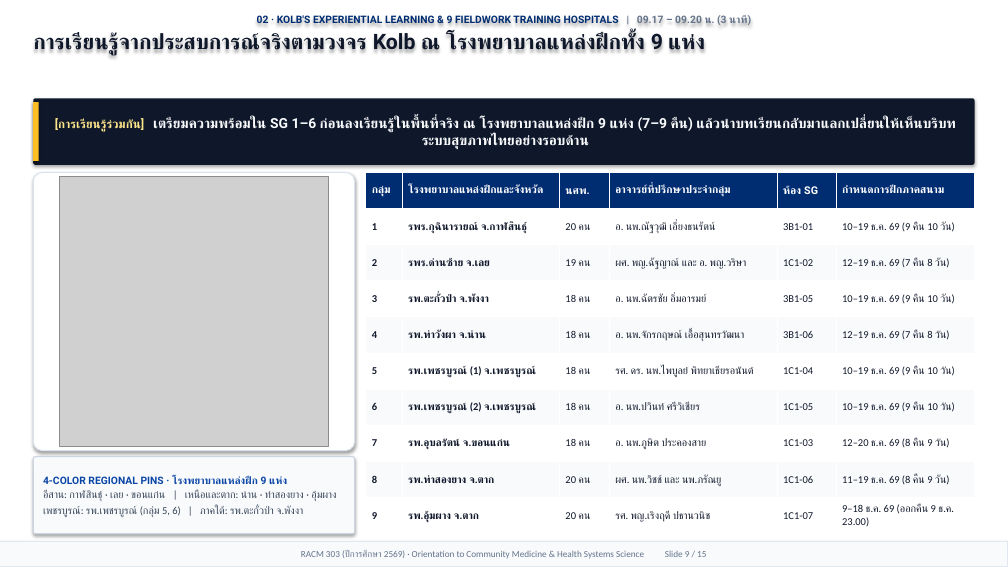
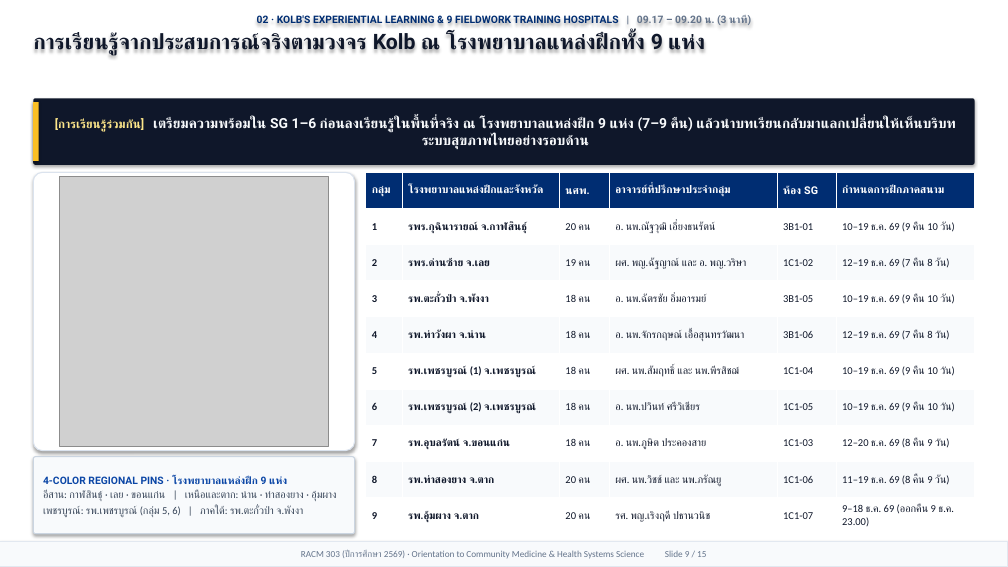
Before and after one commit to smartwoo/racm303-2569, a slide deck: slide 9 of exports/pptx/RACM303_2569_Orientation_Slides.pptx. Drawn at 1008x567 pixels with LibreOffice and Linux fonts; fonts in the diff are those of the drawing; grey boxes stand for pictures. Boxes give left, top, right and bottom in pixels: in the first picture for what was removed or moved away, otherwise in the second. Text is boxed around its words. In the diff, an @@ line names an element or a change of style, - is before the commit and + after.

Commit message:
feat(advisors): add 14 faculty & advisor portraits across 9 fieldwork sites, 6 discussion groups, binders, and orientation slides

```diff
--- a/exports/pptx/RACM303_2569_Orientation_Slides.pptx
+++ b/exports/pptx/RACM303_2569_Orientation_Slides.pptx
@@ table at bbox=[366, 172, 975, 534] @@
-row 6, column 4: รศ. ดร. นพ.ไพบูลย์ พิทยาเธียรอนันต์
+row 6, column 4: ผศ. นพ.สัมฤทธิ์ และ นพ.พีรสิชฌ์
```
Also in this commit, not shown: 22 other files.
